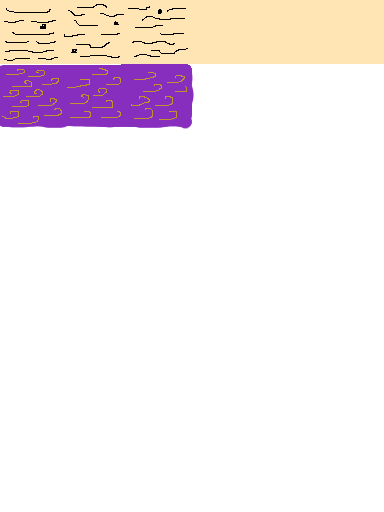
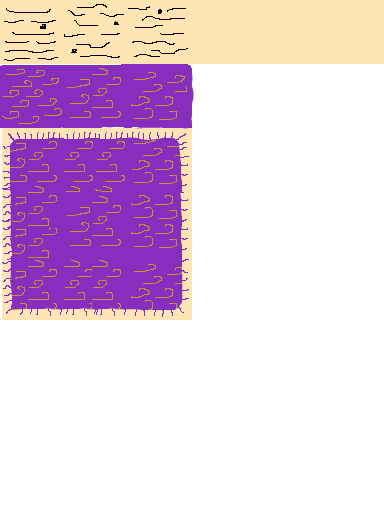
Comparing the layer stacks of the two 384 x 512 images. Changes:
painted on "Carpet" over [0, 124, 192, 320]
painted on "Wood" over [2, 128, 192, 320]
